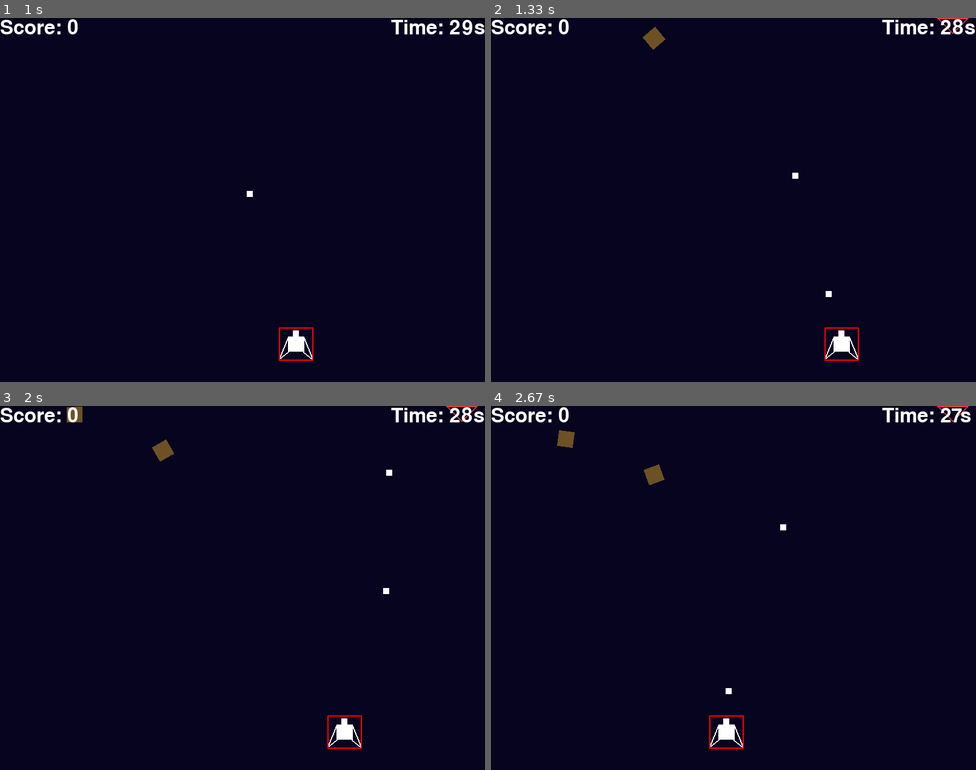
Above: before the commit, frames 1-4 (two rows, left to right).
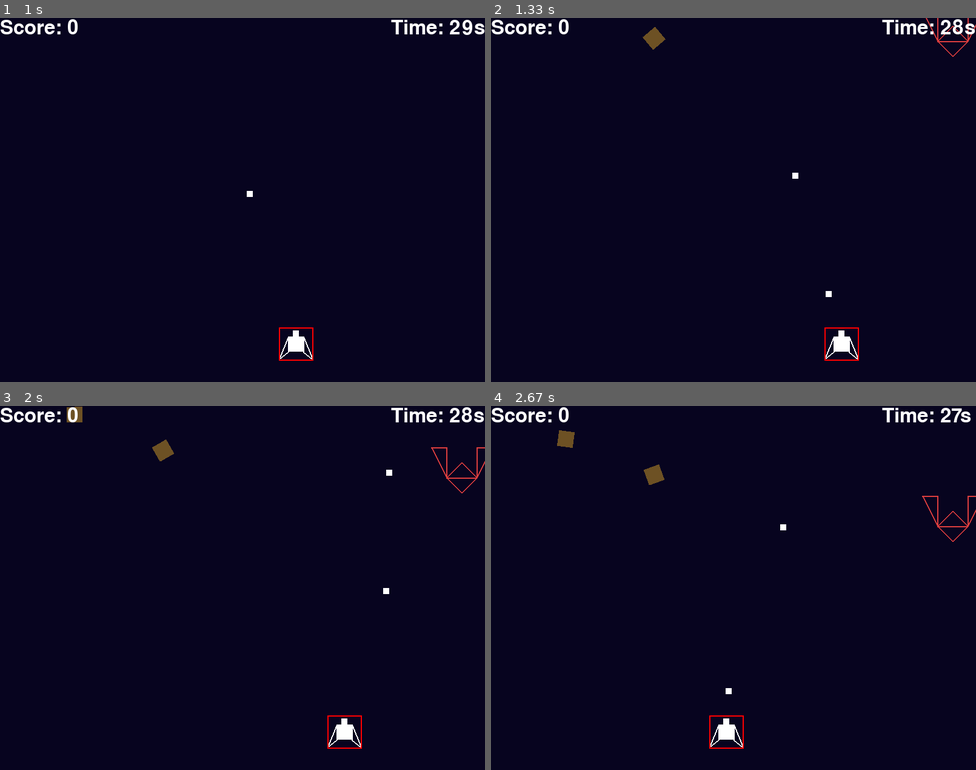
Above: after the commit, the same moments.

Repository: gnikkoch96/pygame-projects
Game: pygame game, started from test_game/shootemup_game/main.py
Same seed, same stepped clock (60 frames per second), same inputs: the game is played once before the commit and once after it.
Inputs:
- Up to frame 1 (1 s): tap Space at 0.33, 0.73 s; hold Right from 0.67 s (still down)
- Up to frame 2 (1.33 s): tap Space at 1.03, 1.23 s; release Right at 1.13 s; hold Right from 1.17 s (still down)
- Up to frame 3 (2 s): tap Space at 1.53, 1.73 s; release Right at 1.63 s; hold Left from 1.67 s (still down)
- Up to frame 4 (2.67 s): tap Space at 2.03, 2.3, 2.6 s; release Left at 2.2 s; hold Left 2.23-2.63 s

Frame 1 is identical in both runs. In frame 2, 0.1% of the frame differs, in the area x 89-100%, y 0-11%; in frame 3, 0.2%; in frame 4, 0.2%, in the area x 88-100%, y 0-38%.

Commit message:
feat: have enemy fly to the center of the screen in the beginning for better visibility

Diff:
--- a/test_game/shootemup_game/entities/enemy.py
+++ b/test_game/shootemup_game/entities/enemy.py
@@ -2,6 +2,7 @@
 from typing import List, Union
 from entities.bullet import Bullet
 from entities.pools.bullet_pool import BulletPool
+from config import SCREEN_HEIGHT
 
 class Enemy:
     # class constants
@@ -32,7 +33,9 @@
         pass
 
     def update(self):
-        pass
+        # fly to the center of the screen in the beginning
+        if self.y <= SCREEN_HEIGHT // 2:
+            self.y += self.speed
 
     def render(self, screen: pygame.Surface):
         # bullets
